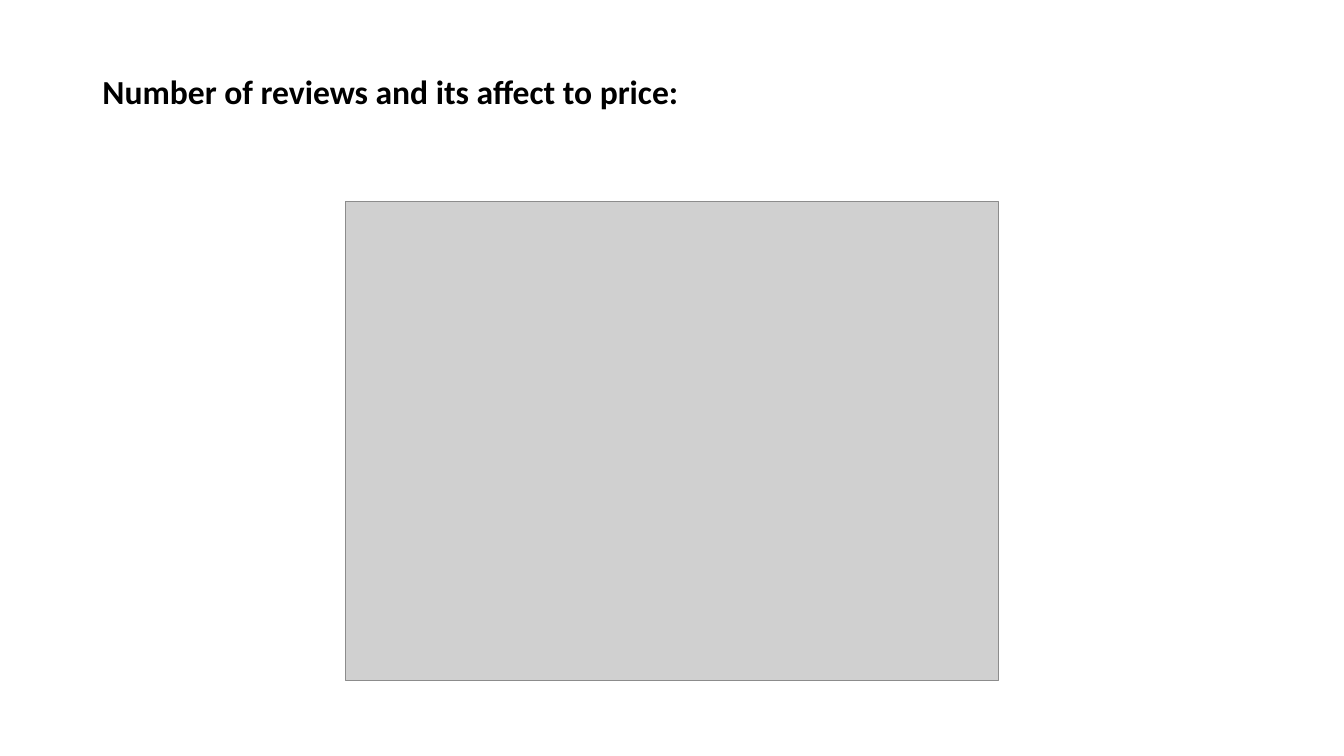
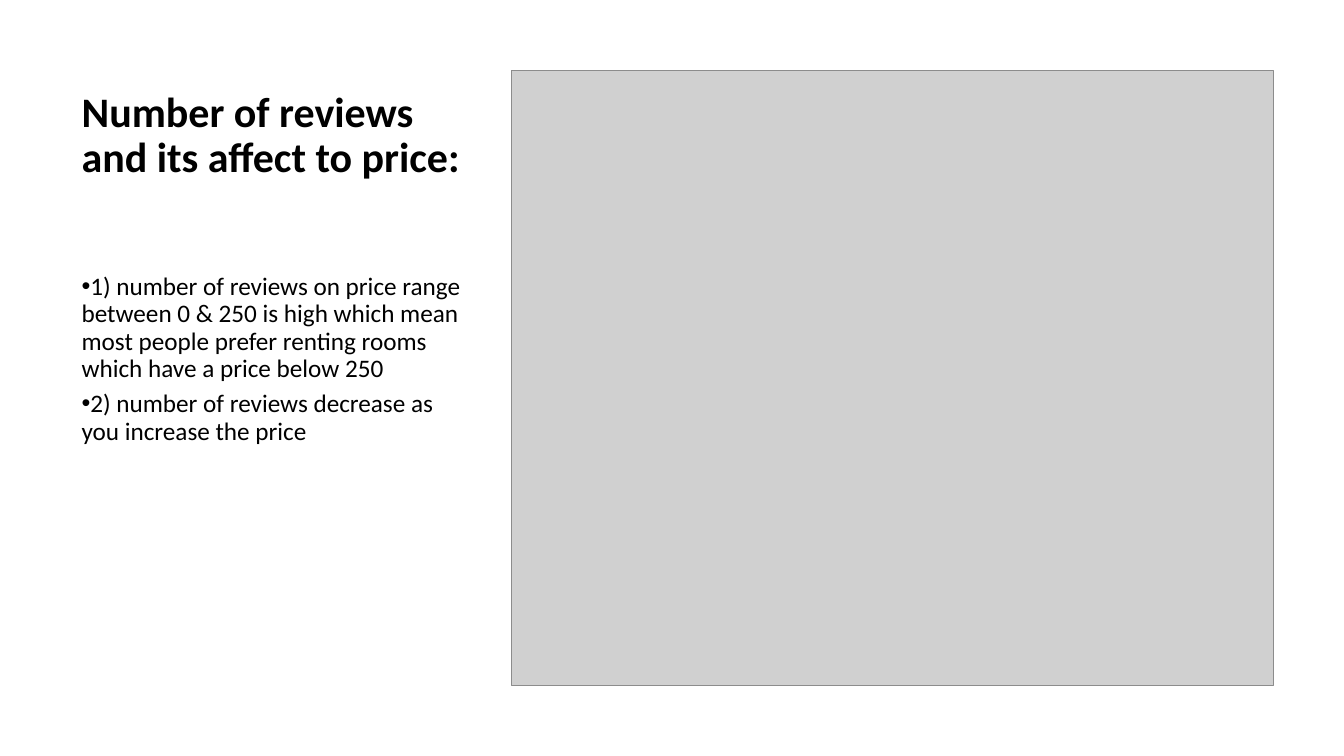
Before and after one commit to Alzabyedi/EDA_Project, a slide deck: slide 9 of communication.pptx. Drawn at 1344x756 pixels with LibreOffice and Linux fonts; fonts in the diff are those of the drawing; grey boxes stand for pictures. Boxes give left, top, right and bottom in pixels: in the first picture for what was removed or moved away, otherwise in the second. Text is boxed around its words. In the diff, an @@ line names an element or a change of style, - is before the commit and + after.

```diff
--- a/communication.pptx
+++ b/communication.pptx
@@ title "Number of reviews and its ..." moved from (x1=102, y1=80, x2=678, y2=110) to (x1=82, y1=97, x2=460, y2=179) @@
@@ title "Number of reviews and its ..." at (x1=82, y1=97, x2=460, y2=179): size 24 to 30 pt @@
@@ picture resized from (x1=346, y1=202, x2=998, y2=682) to (x1=511, y1=71, x2=1273, y2=686) @@
@@ text added at (x1=82, y1=276, x2=460, y2=444), 18 pt, text #000000 @@
+• 1) number of reviews on price range between 0 & 250 is high which mean most people prefer renting rooms which have a price below 250
+• 2) number of reviews decrease as you increase the price
```
Also in this commit, not shown: 3 other slides changed, 2 slides added, 2 slides removed.
